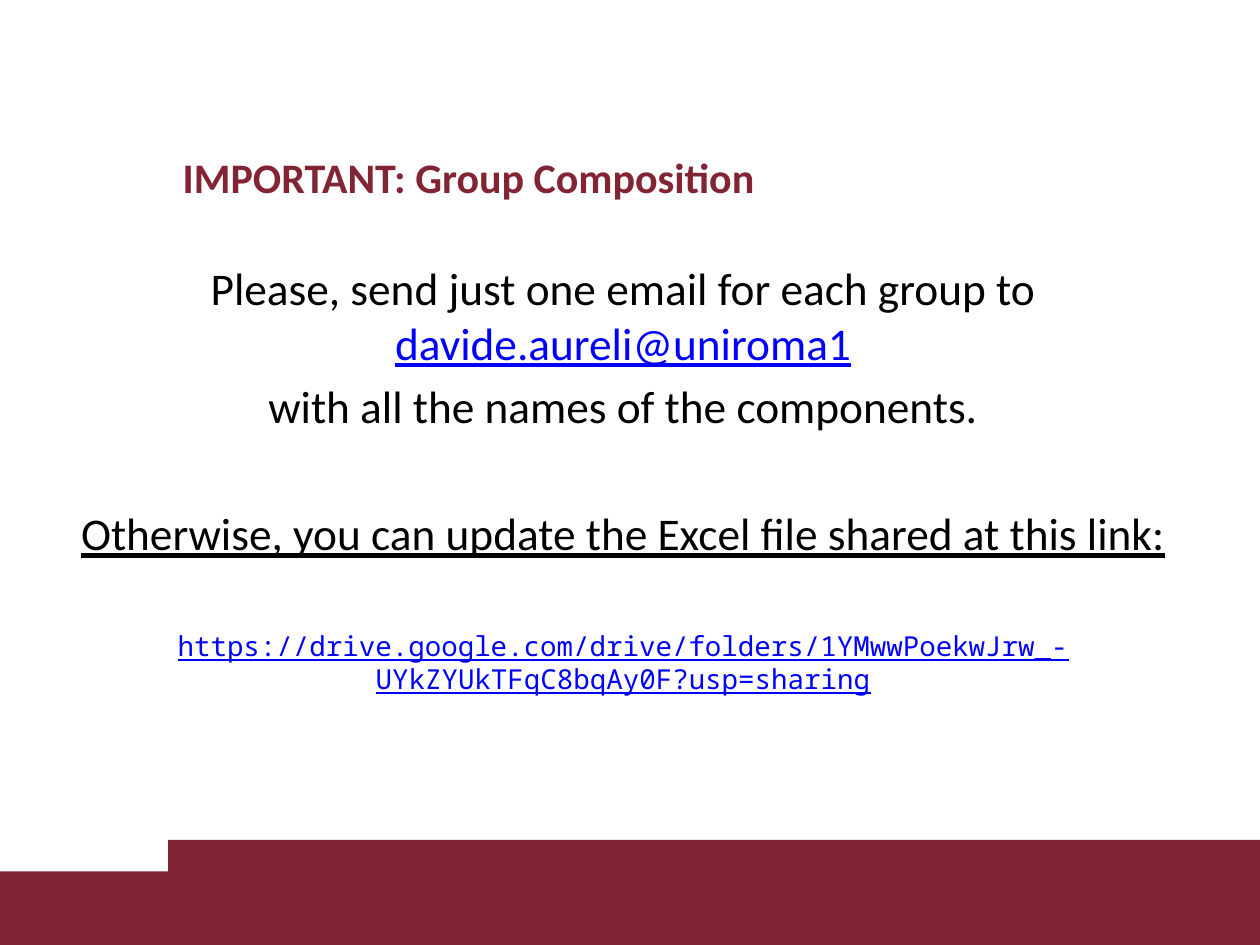
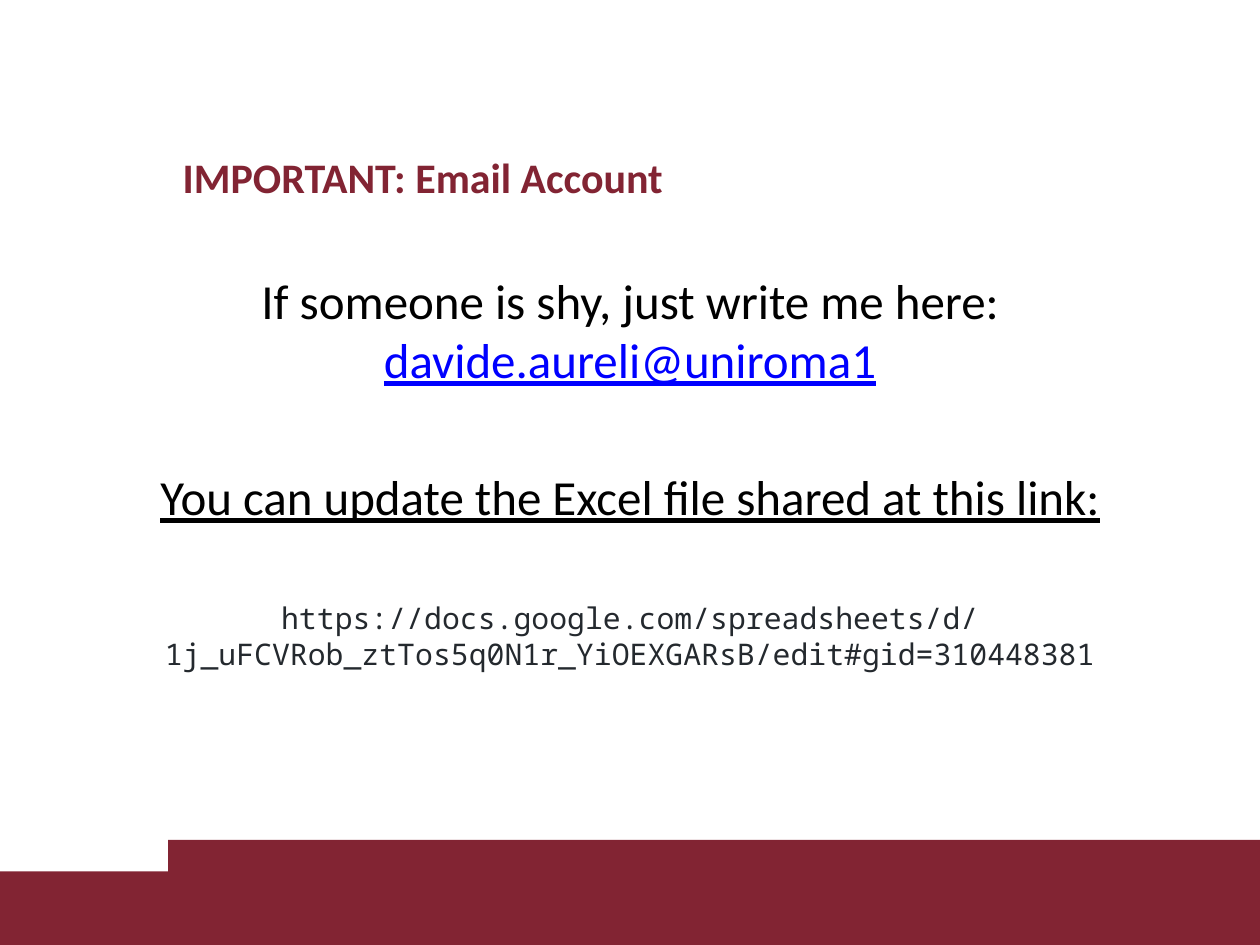
Before and after one commit to davaureli/NBD_LabSession, a slide deck: slide 8 of Lecture 1/Lecture 1.pptx. Drawn at 1260x945 pixels with LibreOffice and Linux fonts; fonts in the diff are those of the drawing; background and template pictures are left out. Boxes give left, top, right and bottom in pixels: in the first picture for what was removed or moved away, otherwise in the second. Text is boxed around its words. In the diff, an @@ line names an element or a change of style, - is before the commit and + after.

```diff
--- a/Lecture 1/Lecture 1.pptx
+++ b/Lecture 1/Lecture 1.pptx
@@ title at [183,163,663,194]: text changed @@
-IMPORTANT: Group Composition
+IMPORTANT: Email Account
@@ text at [160,285,1099,673]: text changed; size 25.9 to 28 pt; text colour #000000 to #24292E @@
-Please, send just one email for each group to davide.aureli@uniroma1
-with all the names of the components.
-Otherwise, you can update the Excel file shared at this link:
-https://drive.google.com/drive/folders/1YMwwPoekwJrw_-UYkZYUkTFqC8bqAy0F?usp=sharing
+If someone is shy, just write me here: davide.aureli@uniroma1
+You can update the Excel file shared at this link:
+https://docs.google.com/spreadsheets/d/1j_uFCVRob_ztTos5q0N1r_YiOEXGARsB/edit#gid=310448381
```
Also in this commit, not shown: 7 other slides changed, 1 other file.
